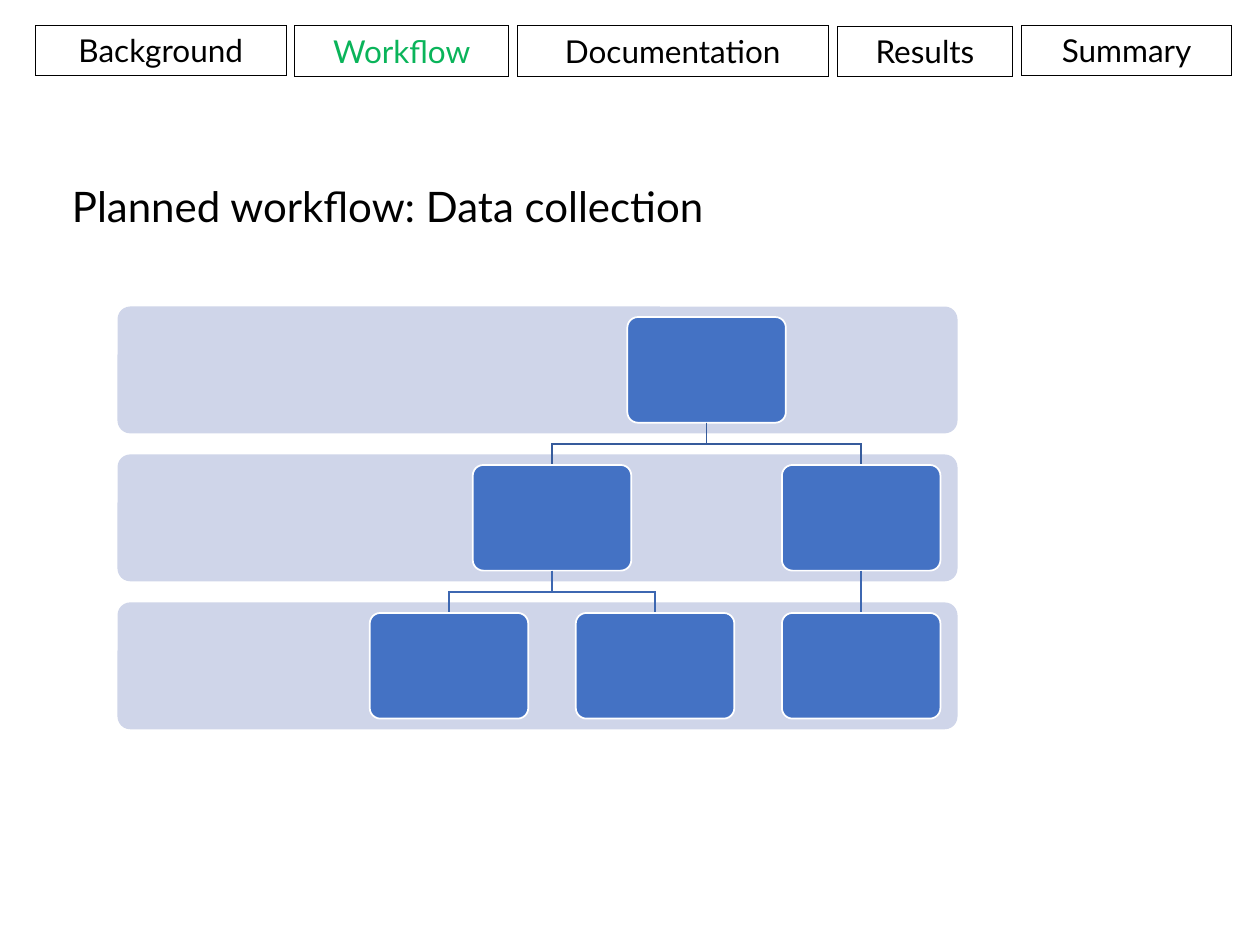
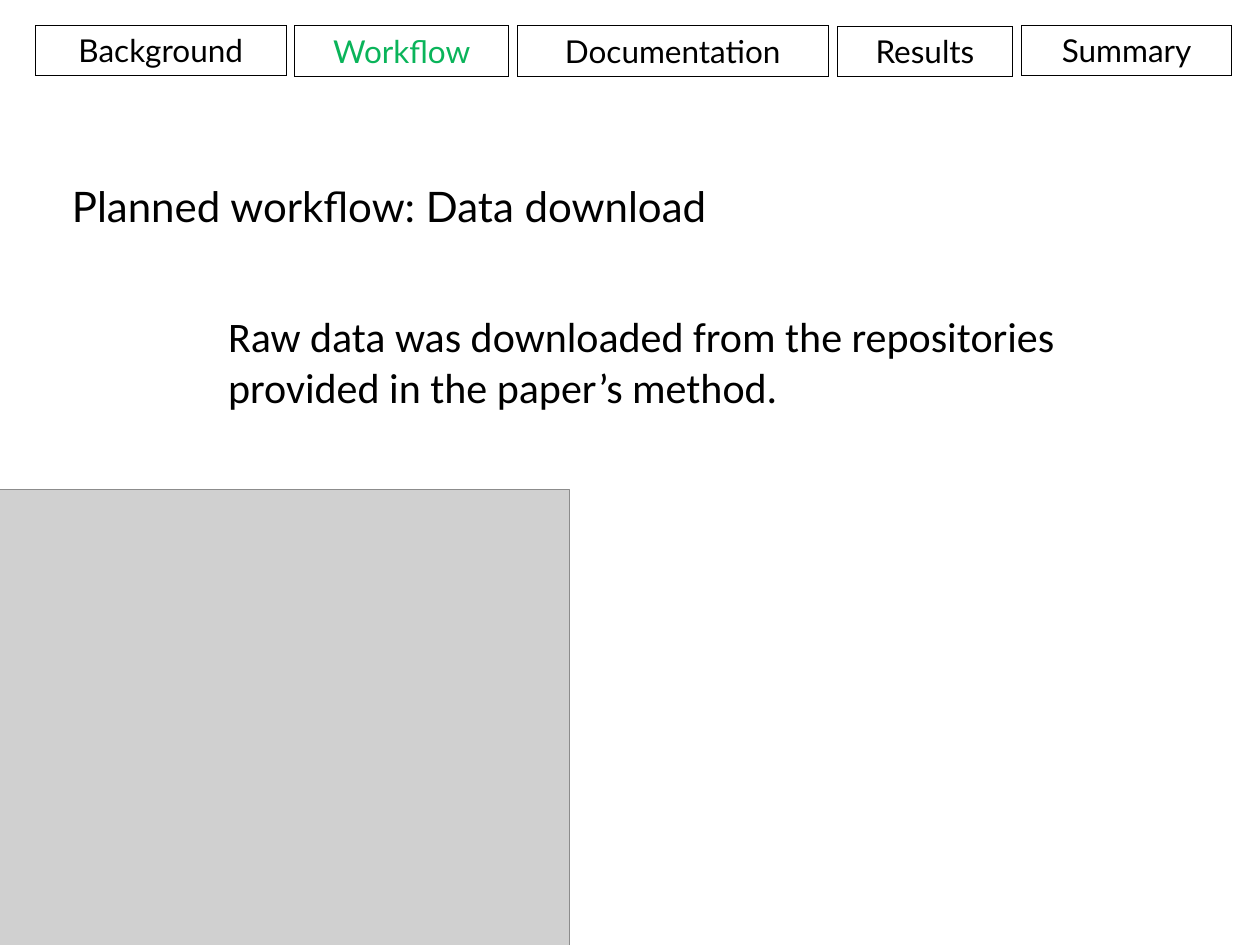
Before and after one commit to aweeger/BCB546X_FinalGroup, a slide deck: slide 13 of Presentation.pptx (slide 15 before the commit). Drawn at 1260x945 pixels with LibreOffice and Linux fonts; fonts in the diff are those of the drawing; grey boxes stand for pictures. Boxes give left, top, right and bottom in pixels: in the first picture for what was removed or moved away, otherwise in the second. Text is boxed around its words. In the diff, an @@ line names an element or a change of style, - is before the commit and + after.

```diff
--- a/Presentation.pptx
+++ b/Presentation.pptx
@@ text at [72, 191, 707, 223]: text changed @@
-Planned workflow: Data collection
+Planned workflow: Data download
@@ text added at [228, 322, 1055, 410], 24 pt, text #000000 @@
+Raw data was downloaded from the repositories provided in the paper’s method.
@@ picture added at [0, 490, 571, 945] @@
@@ group removed at [117, 306, 958, 730]: 9 rounded rectangles, 5 freeform shapes @@
```
Also in this commit, not shown: 21 other slides changed, 1 slide added, 4 slides removed, 2 other files.
